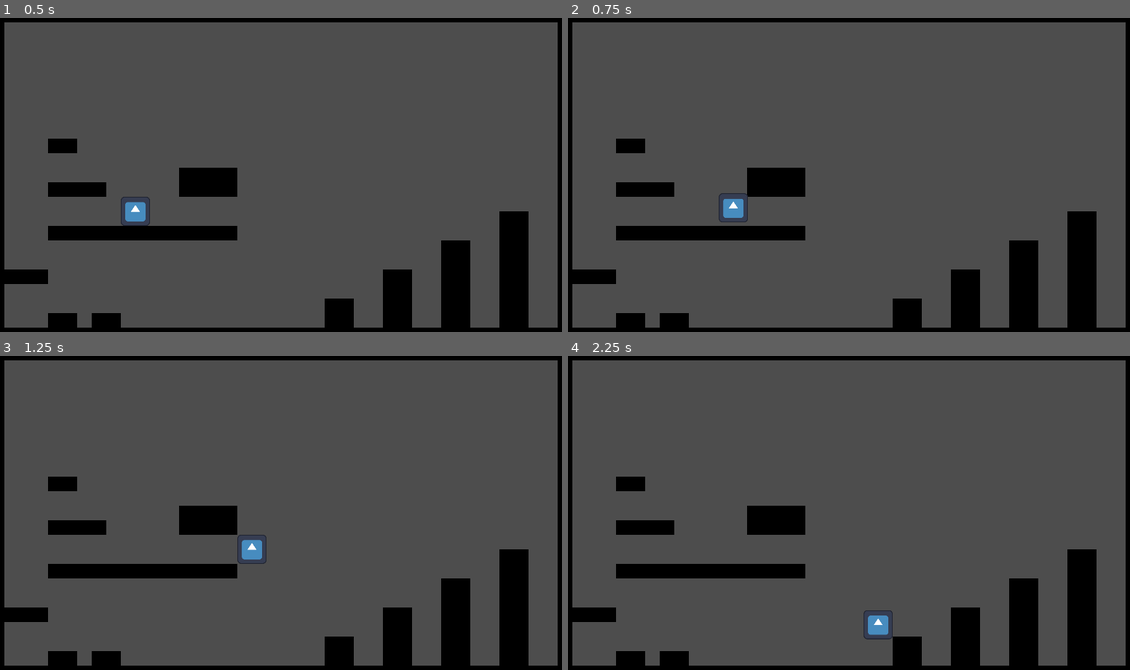
Above: before the commit, frames 1-4 (two rows, left to right).
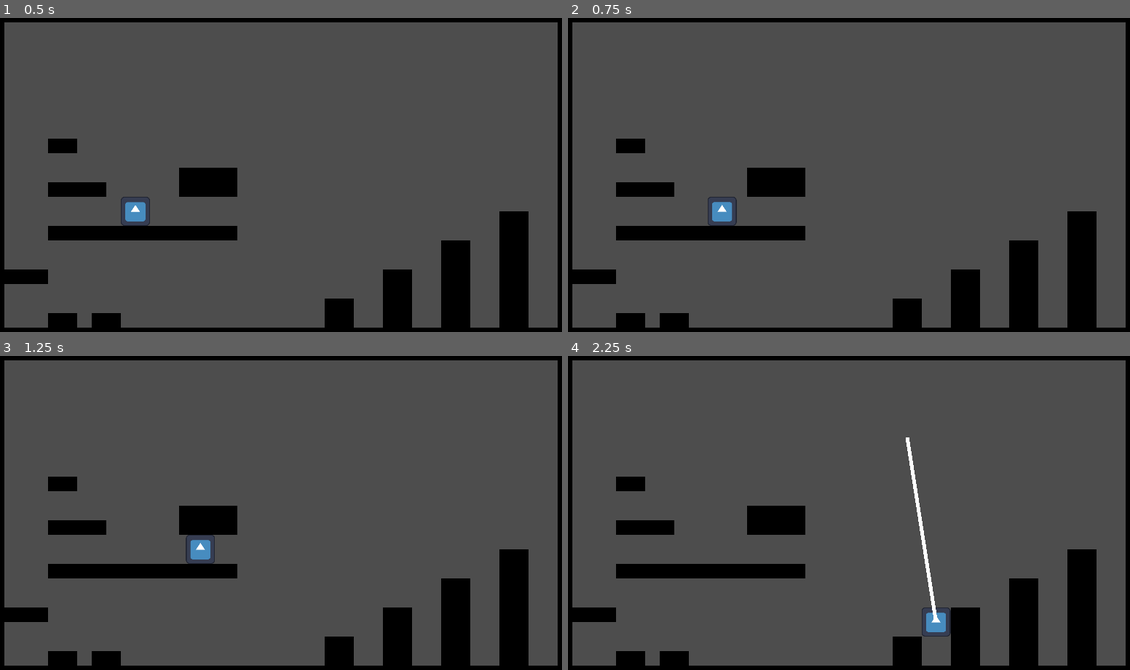
Above: after the commit, the same moments.

Repository: diego-escalante/GO2023-GrapplePack
Game: Godot game, scene res://world/world.tscn
The game is run twice, just before and just after one commit, with the same random seed, the same clock (stepped at 60 frames per second) and the same inputs. The engine's default icon, where the game draws it, is replaced by a stand-in: a white triangle on a blue panel in a dark square.
Inputs (mouse positions are in pixels of both pictures, inside the frame that each line leads up to):
- Up to frame 1 (0.5 s): no input
- Up to frame 2 (0.75 s): tap Enter at 0.5 s; move the mouse to (978, 156) at 0.52 s; hold D (right) from 0.53 s (still down); click (978, 156) at 0.6 s
- Up to frame 3 (1.25 s): keep holding D (right); tap W (jump) at 0.77 s
- Up to frame 4 (2.25 s): move the mouse to (730, 525) at 1.27 s; click (730, 525) at 1.35 s; tap W (jump) at 1.52 s; move the mouse to (905, 437) at 2.02 s; release D (right) at 2.03 s; hold A (left) from 2.03 s (still down); click (905, 437) at 2.1 s

Frame 1 is identical in both runs. In frame 2, 0.4% of the frame differs, in the area x 24-32%, y 55-67%; in frame 3, 0.6%; in frame 4, 0.9%, in the area x 52-69%, y 25-91%.

Commit message:
Complete v1 of grappling behavior Will likely need to be iterated upon and perfected as the rest of the game gets built up

Diff:
--- /dev/null
+++ b/objects/grapple.gd
@@ -0,0 +1,92 @@
+extends Line2D
+class_name Grapple
+
+signal extended(is_attached)
+signal pulled
+
+enum State {IDLE, EXTENDING, EXTENDED, RETRACTING, PULLING}
+
+@export var _grapple_speed := 60.0
+
+var target: Vector2
+var _state := State.IDLE
+var _grapple_total_time: float
+var _grapple_time: float
+var _can_attach: bool
+
+@onready var _raycast := $RayCast2D as RayCast2D
+
+func extend(to: Vector2) -> void:
+	_cast_ray(to)
+	_state = State.EXTENDING
+	_grapple_total_time = global_position.distance_to(target) / GameConsts.PIXELS_PER_UNIT / _grapple_speed
+	_grapple_time = 0
+	visible = true
+
+
+func retract() -> void:
+	if _state != State.IDLE or _state != State.RETRACTING:
+		_state = State.RETRACTING
+		_grapple_total_time = global_position.distance_to(target) / GameConsts.PIXELS_PER_UNIT / _grapple_speed
+		_grapple_time = _grapple_total_time
+
+func pull() -> void:
+	if _state != State.IDLE:
+		_state = State.PULLING
+
+func is_ready() -> bool:
+	return _state == State.IDLE
+
+func _physics_process(delta: float) -> void:
+	match _state:
+		State.IDLE:
+			pass
+
+		State.PULLING:
+			_set_grapple_head(target)
+			if target == global_position:
+				_state = State.IDLE
+				visible = false
+				pulled.emit()
+
+		State.EXTENDING:
+			_grapple_time = min(_grapple_time + delta, _grapple_total_time)
+			var current_position := global_position.lerp(target, _grapple_time/_grapple_total_time)
+			_set_grapple_head(current_position)
+			if _grapple_time == _grapple_total_time:
+				_state = State.EXTENDED
+				extended.emit(_can_attach)
+
+		State.EXTENDED:
+			_set_grapple_head(target)
+
+		State.RETRACTING:
+			_grapple_time = max(0, _grapple_time - delta)
+			if _grapple_time == 0:
+				_state = State.IDLE
+				visible = false
+			_set_grapple_head(global_position.lerp(target, _grapple_time/_grapple_total_time))
+
+func _cast_ray(to: Vector2):
+	_raycast.enabled = true
+	_raycast.target_position = _raycast.to_local(to)
+	_raycast.force_raycast_update()
+
+	if not _raycast.is_colliding():
+		# If the grapple won't hit anything, extend it the full way, but don't attach.
+		_can_attach = false
+		target = to
+	elif _raycast.get_collider() is GrappleArea:
+		# If the grapple hits a grapple area, extend it to a grapple area's grapple point, attach.
+		_can_attach = true
+		target = (_raycast.get_collider() as GrappleArea).get_grapple_point(to)
+	else:
+		# if the grapple hits a wall, extend to the wall, but don't attach.
+		_can_attach = false
+		target = _raycast.get_collision_point()
+	_raycast.target_position = Vector2.ZERO
+	_raycast.enabled = false
+
+
+func _set_grapple_head(pos: Vector2) -> void:
+	set_point_position(1, to_local(pos))
--- /dev/null
+++ b/objects/grapple.tscn
@@ -0,0 +1,13 @@
+[gd_scene load_steps=2 format=3 uid="uid://d0h6gwsg2ewh2"]
+
+[ext_resource type="Script" path="res://objects/grapple.gd" id="1_iy5ks"]
+
+[node name="Grapple" type="Line2D"]
+points = PackedVector2Array(0, 0, 0, 0)
+width = 4.0
+script = ExtResource("1_iy5ks")
+
+[node name="RayCast2D" type="RayCast2D" parent="."]
+target_position = Vector2(0, 0)
+collision_mask = 5
+collide_with_areas = true
--- a/objects/grapple_area/grapple_area.gd
+++ b/objects/grapple_area/grapple_area.gd
@@ -23,7 +23,7 @@
 		queue_free()
 
 
-func get_grapple_point() -> Vector2:
+func get_grapple_point(mouse_position: Vector2) -> Vector2:
 	var shape := collision_shape.shape
 	var center := collision_shape.global_position
 
@@ -32,10 +32,9 @@
 	if shape is CapsuleShape2D:
 		var capsule := shape as CapsuleShape2D
 		var offset := Vector2(0, capsule.height / 2 - capsule.radius).rotated(collision_shape.global_rotation)
-		print("offset: %s" % offset)
 		var p1 = center - offset
 		var p2 = center + offset
-		return Geometry2D.get_closest_point_to_segment(get_global_mouse_position(), p1, p2)
+		return Geometry2D.get_closest_point_to_segment(mouse_position, p1, p2)
 
 	# Grapple Area is a circle, the grapple point is the center.
 	return center
--- a/objects/grapple_area/grapple_area.tscn
+++ b/objects/grapple_area/grapple_area.tscn
@@ -3,4 +3,8 @@
 [ext_resource type="Script" path="res://objects/grapple_area/grapple_area.gd" id="1_w8dn6"]
 
 [node name="GrappleArea" type="Area2D"]
+collision_layer = 4
+collision_mask = 0
+monitoring = false
+monitorable = false
 script = ExtResource("1_w8dn6")
--- a/player/player.tscn
+++ b/player/player.tscn
@@ -6,6 +6,7 @@
 [ext_resource type="Script" path="res://player/state_machine/player_states/platforming.gd" id="4_r0yds"]
 [ext_resource type="Script" path="res://player/state_machine/player_states/grappled.gd" id="5_s3ai3"]
 [ext_resource type="Script" path="res://player/state_machine/player_states/grappling.gd" id="5_t7ult"]
+[ext_resource type="PackedScene" uid="uid://d0h6gwsg2ewh2" path="res://objects/grapple.tscn" id="6_quhdi"]
 
 [sub_resource type="RectangleShape2D" id="RectangleShape2D_tqqhr"]
 size = Vector2(30, 31)
@@ -22,6 +23,8 @@
 [node name="CollisionShape2D" type="CollisionShape2D" parent="."]
 position = Vector2(0, 0.5)
 shape = SubResource("RectangleShape2D_tqqhr")
+
+[node name="Grapple" parent="." instance=ExtResource("6_quhdi")]
 
 [node name="StateMachine" type="Node" parent="."]
 script = ExtResource("3_1rcoo")
--- a/player/state_machine/player_state.gd
+++ b/player/state_machine/player_state.gd
@@ -3,6 +3,7 @@
 
 var state_machine: StateMachine
 var player: Player
+var grapple: Grapple
 
 func _ready() -> void:
 	var parent = get_parent()
@@ -21,6 +22,7 @@
 		queue_free()
 		return
 	player = owner
+	grapple = player.get_node("Grapple")
 	state_machine = parent
 
 
--- a/player/state_machine/player_states/grappled.gd
+++ b/player/state_machine/player_states/grappled.gd
@@ -9,33 +9,25 @@
 var _current_grapple_speed: float
 var _grapple_acceleration := (_grapple_speed / _time_to_grapple_speed) if _time_to_grapple_speed > 0 else -1.0
 
-
-func enter(msg := {}) -> void:
+func enter(_msg := {}) -> void:
 	player.velocity = Vector2.ZERO
-	if msg.has("grapple_point"):
-		_grapple_point = msg.get("grapple_point")
-	else:
-		push_error("Entered grappling state without a grapple_point.")
-		_grapple_point = player.position
+	_grapple_point = grapple.target
 	_current_grapple_speed = 0
+	grapple.pull()
 
 
 func physics_update(delta: float) -> void:
-	# TODO: Transition back to free should retain previous velocity (cache it somewhere) if the
-	#   grapple fails.
 	_current_grapple_speed = min(_current_grapple_speed + _grapple_acceleration * delta, _grapple_speed)
 	player.velocity = player.position.direction_to(_grapple_point) * _current_grapple_speed * GameConsts.PIXELS_PER_UNIT
 
 	# If the player can reach the target this frame. (Oversimplified: ignores velocity's direction.)
-	if _can_reach_target_this_frame(delta, _grapple_point):
+	if player.position.distance_to(_grapple_point) < player.velocity.length() * delta:
+		grapple.retract()
 		player.position = _grapple_point
 		player.velocity = _post_grapple_velocity
 		state_machine.transition_to("platforming")
 		return
 	elif player.input_enabled and Input.is_action_just_released("grapple"):
+		grapple.retract()
 		state_machine.transition_to("platforming")
 		return
-
-func _can_reach_target_this_frame(delta:float, target: Vector2) -> bool:
-	# Note that this an oversimplification: It ignores the velocity's direction.
-	return player.position.distance_to(target) < player.velocity.length() * delta
--- a/player/state_machine/player_states/grappling.gd
+++ b/player/state_machine/player_states/grappling.gd
@@ -1,17 +1,21 @@
 extends PlayerState
 class_name Grappling
 
-var _grapple_point: Vector2
-var _can_attach: bool
+var _previous_velocity: Vector2
 
 func enter(_msg := {}) -> void:
-	_initialize_grapple()
-	if _can_attach:
-		state_machine.transition_to("grappled", {"grapple_point": _grapple_point})
-	else:
-		state_machine.transition_to("platforming")
+	grapple.extend(player.get_global_mouse_position())
+	_previous_velocity = player.velocity
+	player.velocity = Vector2.ZERO
+	grapple.extended.connect(_on_grapple_extended)
 
 
-func _initialize_grapple() -> void:
-	_grapple_point = player.get_global_mouse_position()
-	_can_attach = true
+func _on_grapple_extended(is_attached: bool) -> void:
+	if is_attached:
+		state_machine.transition_to("grappled")
+	else:
+		grapple.retract()
+		state_machine.transition_to("platforming", {"initial_velocity": _previous_velocity})
+
+func exit() -> void:
+	grapple.extended.disconnect(_on_grapple_extended)
--- a/player/state_machine/player_states/platforming.gd
+++ b/player/state_machine/player_states/platforming.gd
@@ -18,6 +18,9 @@
 @onready var _jump_buffer_timer := $JumpBufferTimer as Timer
 @onready var _coyote_timer := $CoyoteTimer as Timer
 
+func enter(msg := {}) -> void:
+	if msg.has("initial_velocity"):
+		player.velocity = msg.get("initial_velocity")
 
 func physics_update(delta: float) -> void:
 	# Read input from the player.
@@ -27,7 +30,7 @@
 	var velocity := player.velocity
 
 	# If the player grapples, switch states.
-	if state_machine.has_state("grappling") and input.get("grapple_pressed", false):
+	if state_machine.has_state("grappling") and input.get("grapple_pressed", false) and grapple.is_ready():
 		state_machine.transition_to("grappling")
 		return
 
--- a/project.godot
+++ b/project.godot
@@ -58,6 +58,7 @@
 
 2d_physics/layer_1="solid"
 2d_physics/layer_2="player"
+2d_physics/layer_3="grappleables"
 
 [rendering]
 
--- a/world/world.tscn
+++ b/world/world.tscn
@@ -33,7 +33,7 @@
 position = Vector2(160, 112)
 
 [node name="GrappleArea" parent="." instance=ExtResource("3_3k67p")]
-position = Vector2(244, 76)
+position = Vector2(250, 100)
 
 [node name="CollisionShape2D" type="CollisionShape2D" parent="GrappleArea"]
 shape = SubResource("CircleShape2D_d5mwl")
Not shown: 1 places in player/player.tscn that only renumber resources
